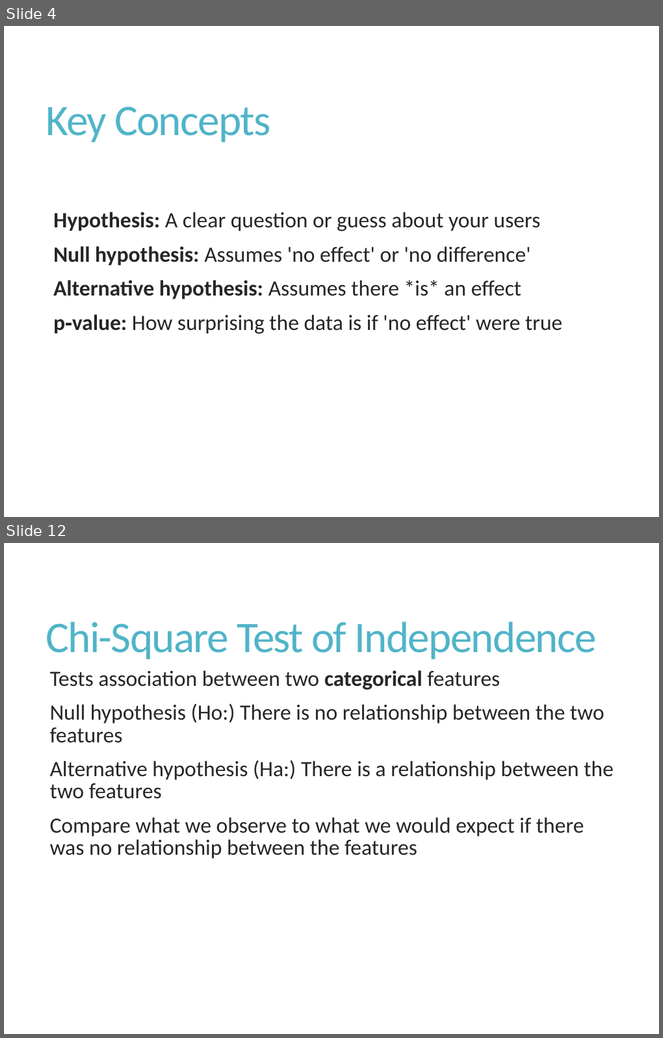
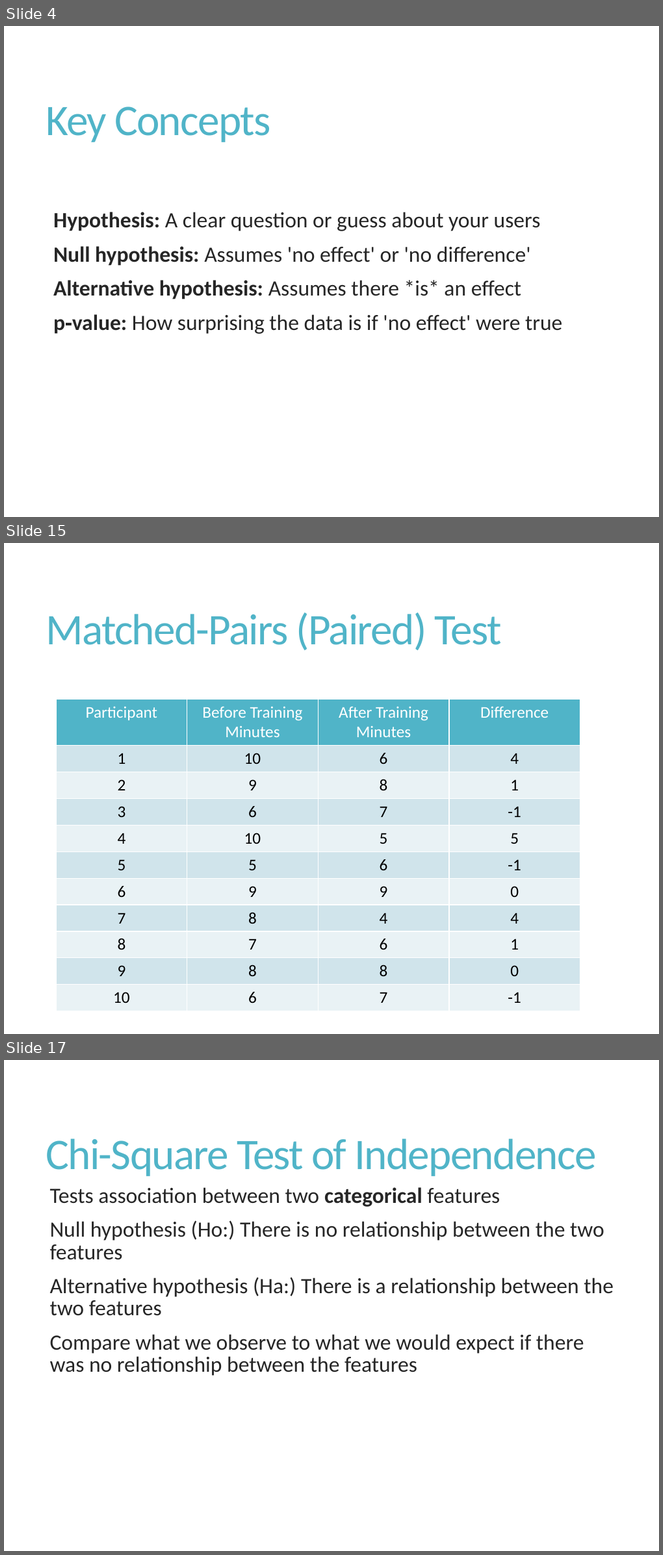
Before and after one commit to Chelsea-Myers/User_Experience_Research_Analytics, a slide deck: UXP_Presentations/UX_Hypothesis_Testing.pptx. Shown one above the other, each under a label of ours: slides 4 and 12 before the commit, slides 4, 15 and 17 after it; the slides between them are not shown. The pictures are 663x1038 and 663x1555 pixels, drawn with LibreOffice and Linux fonts; fonts in the diff are those of the drawing. Boxes give left, top, right and bottom in pixels: in the first picture for what was removed or moved away, otherwise in the second. Text is boxed around its words. In the diff, an @@ line names an element or a change of style, - is before the commit and + after.

```diff
--- a/UXP_Presentations/UX_Hypothesis_Testing.pptx
+++ b/UXP_Presentations/UX_Hypothesis_Testing.pptx
@@ slide 15 added at (x1=4, y1=543, x2=659, y2=1034), background #FFFFFF @@
@@ title added at (x1=46, y1=613, x2=501, y2=650), 48 pt, text #50B4C8 @@
+Matched-Pairs (Paired) Test
@@ table added at (x1=56, y1=699, x2=580, y2=1007), 11 rows, 4 columns @@
+Participant | Before Training / Minutes | After Training / Minutes | Difference
+1 | 10 | 6 | 4
+2 | 9 | 8 | 1
+3 | 6 | 7 | -1
+4 | 10 | 5 | 5
+5 | 5 | 6 | -1
+6 | 9 | 9 | 0
+7 | 8 | 4 | 4
+8 | 7 | 6 | 1
+9 | 8 | 8 | 0
+10 | 6 | 7 | -1
@@ what was slide 12 is now slide 17 @@
```
Also in this commit, not shown: 7 slides changed, 4 other slides added.
